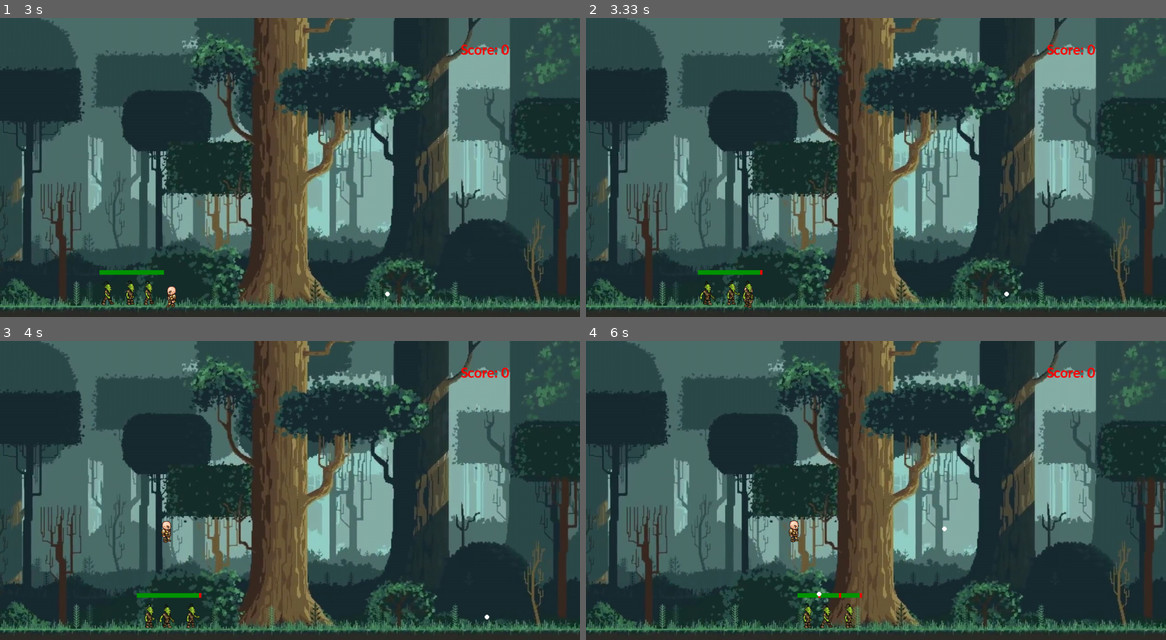
Above: before the commit, frames 1-4 (two rows, left to right).
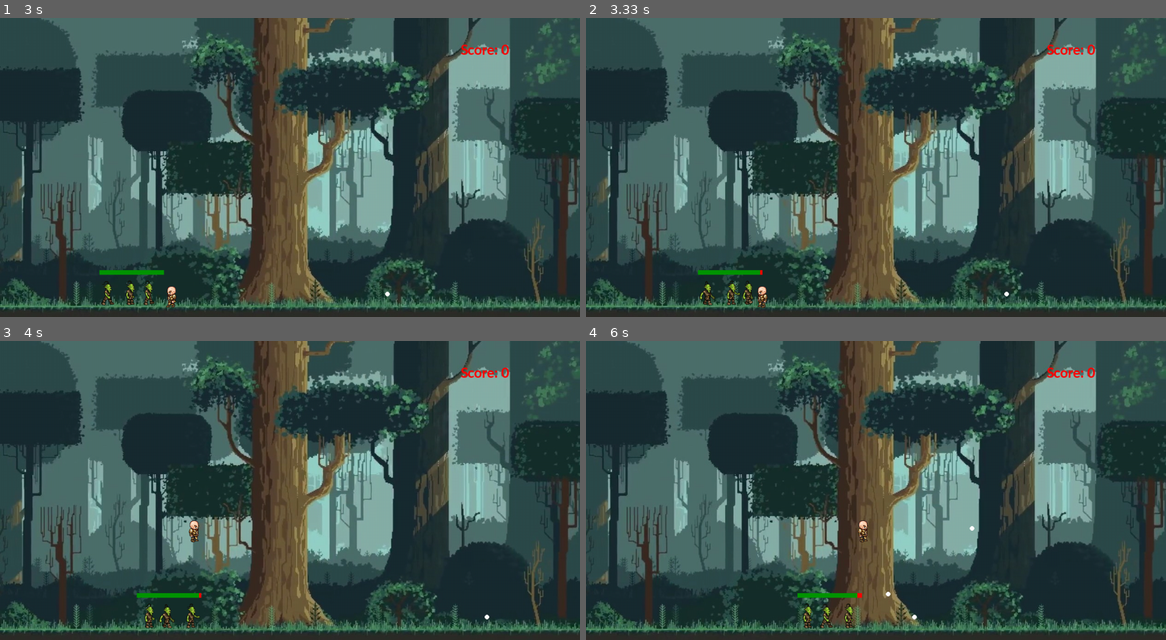
Above: after the commit, the same moments.

Repository: BulSU-BSCpE2B-Group2/PYGAMES_1
Game: pygame game, started from first_game.py
Two runs of this game, one before a commit and one after it. Both use one fixed random seed, a clock stepped at 60 frames per second and the inputs below.
Inputs:
- Up to frame 1 (3 s): hold Space 0.33-0.8 s; hold Right 0.33-0.8 s; hold Right 0.83-1.3 s; hold Up 1.33-1.63 s; hold Right 1.67-2.13 s; hold Left 2.17-2.7 s; hold Left from 2.73 s (still down)
- Up to frame 2 (3.33 s): release Left at 3.13 s; tap Space at 3.17 s
- Up to frame 3 (4 s): hold Up 3.5-3.87 s; tap Space at 3.57, 3.97 s; hold Right from 3.9 s (still down)
- Up to frame 4 (6 s): tap Space at 4.27, 4.63, 4.93, 5.13, 5.43, 5.63, 5.97 s; release Right at 4.53 s; hold Left 4.57-5.03 s; hold Right 5.07-5.53 s; hold Up 5.57-5.87 s; hold Right from 5.9 s (still down)

Frame 1 is identical in both runs. In frame 2, 0.1% of the frame differs, in the area x 27-32%, y 89-97%; in frame 3, 0.2%; in frame 4, 0.3%, in the area x 34-67%, y 60-94%.

Commit message:
CHANGELOG:
Fixed collision

Diff:
--- a/first_game.py
+++ b/first_game.py
@@ -1,6 +1,5 @@
 import pygame
 import random
-
 
 # initialize the game engine
 pygame.init()
@@ -24,9 +23,16 @@
 bg = pygame.image.load('assets/bg.jpg')
 char = pygame.image.load('assets/standing.png')
 
+hitSound = pygame.mixer.Sound('assets/hit.wav')
+bulletSound = pygame.mixer.Sound('assets/bullet.wav')
+
+music = pygame.mixer.music.load('assets/music.mp3')
+pygame.mixer.music.play(-1)
+
 clock = pygame.time.Clock()
 
 score = 0
+
 
 class Player(object):
     def __init__(self, x, y, width, height):
@@ -67,6 +73,23 @@
         self.hitbox = (self.x + 18, self.y + 12, self.width - (18 * 2), self.height - (5 * 2))
         # pygame.draw.rect(win, (255, 0, 0), self.hitbox, 2)
 
+    def hit(self):
+        self.isJump = False
+        self.jumpCount = 10
+        self.walkCount = 0
+        self.y = 569
+        font1 = pygame.font.SysFont('lato', 100)
+        text = font1.render('-5', 5, (255, 0, 0))
+        win.blit(text, (screenWidth / 2 - (text.get_width()/2), screenHeight / 2 - (text.get_height()/2)))
+        pygame.display.update()
+        """delay = 0
+        while delay < 300:
+            pygame.time.delay(1)
+            delay += 1
+            for event in pygame.event.get():
+                if event.type == pygame.QUIT:
+                    delay = 301
+                    pygame.quit()"""
 
 class Projectile(object):
     def __init__(self, x, y, radius, color, facing):
@@ -78,17 +101,23 @@
         self.vel = 8 * facing
 
     def draw(self, win):
-        pygame.draw.circle(win, self.color, (self.x, self.y), 5 )
+        pygame.draw.circle(win, self.color, (self.x, self.y), 5)
 
 
 class Enemy(object):
-    walkRight = [pygame.image.load('assets/R1E.png'), pygame.image.load('assets/R2E.png'), pygame.image.load('assets/R3E.png'),
-                 pygame.image.load('assets/R4E.png'), pygame.image.load('assets/R5E.png'), pygame.image.load('assets/R6E.png'),
-                 pygame.image.load('assets/R7E.png'), pygame.image.load('assets/R8E.png'), pygame.image.load('assets/R9E.png'),
+    walkRight = [pygame.image.load('assets/R1E.png'), pygame.image.load('assets/R2E.png'),
+                 pygame.image.load('assets/R3E.png'),
+                 pygame.image.load('assets/R4E.png'), pygame.image.load('assets/R5E.png'),
+                 pygame.image.load('assets/R6E.png'),
+                 pygame.image.load('assets/R7E.png'), pygame.image.load('assets/R8E.png'),
+                 pygame.image.load('assets/R9E.png'),
                  pygame.image.load('assets/R10E.png'), pygame.image.load('assets/R11E.png')]
-    walkLeft = [pygame.image.load('assets/L1E.png'), pygame.image.load('assets/L2E.png'), pygame.image.load('assets/L3E.png'),
-                pygame.image.load('assets/L4E.png'), pygame.image.load('assets/L5E.png'), pygame.image.load('assets/L6E.png'),
-                pygame.image.load('assets/L7E.png'), pygame.image.load('assets/L8E.png'), pygame.image.load('assets/L9E.png'),
+    walkLeft = [pygame.image.load('assets/L1E.png'), pygame.image.load('assets/L2E.png'),
+                pygame.image.load('assets/L3E.png'),
+                pygame.image.load('assets/L4E.png'), pygame.image.load('assets/L5E.png'),
+                pygame.image.load('assets/L6E.png'),
+                pygame.image.load('assets/L7E.png'), pygame.image.load('assets/L8E.png'),
+                pygame.image.load('assets/L9E.png'),
                 pygame.image.load('assets/L10E.png'), pygame.image.load('assets/L11E.png')]
 
     def __init__(self, x, y, width, height, end):
@@ -137,6 +166,7 @@
     def hit(self, points):
         if self.health > 0:
             self.health -= 1
+            hitSound.play()
             points += 0
             return points
 
@@ -145,10 +175,11 @@
             points += 1
             return int(points)
 
+
 # This is where the display happens. Everything you put here is displayed
 def redrawgamewindow(points):
     win.blit(bg, (0, 0))
-    text = font.render("Score: %d" %points, 1, (255, 0, 0))
+    text = font.render("Score: %d" % points, 1, (255, 0, 0))
     win.blit(text, (1000, 50))
     man.draw(win)
     for i in goblin:
@@ -175,6 +206,17 @@
 run = True
 while run:
     clock.tick(27)
+    for i in goblin:
+        if man.hitbox[1] < i.hitbox[1] + i.hitbox[3] and man.hitbox[1] + man.hitbox[3] > i.hitbox[1]:
+            if man.hitbox[0] + man.hitbox[2] > i.hitbox[0] and man.hitbox[0] < i.hitbox[0] + i.hitbox[2]:
+                if i.visible:
+                    if man.left:
+                        man.x += 10
+                        man.hit()
+                    if man.right:
+                        man.x -= 10
+                        man.hit()
+                    hitSound.play()
 
     gunCooldown += 1
     goblinSpawnCooldown += 1
@@ -186,7 +228,7 @@
     for bullet in bullets:
         for i in goblin:
             if bullet.y - bullet.radius < i.hitbox[1] + i.hitbox[3] and bullet.y + bullet.radius > i.hitbox[1]:
-                if bullet.x - bullet.radius > i.hitbox[0] and bullet.x - bullet.radius < i.hitbox[0] + i.hitbox[2]:
+                if bullet.x + bullet.radius > i.hitbox[0] and bullet.x - bullet.radius < i.hitbox[0] + i.hitbox[2]:
                     if i.visible:
                         score = i.hit(score)
                         try:
@@ -214,6 +256,7 @@
         else:
             facing = 1
         if len(bullets) <= 5:
+            bulletSound.play()
             bullets.append(Projectile(round(man.x + man.width // 2), round(man.y + man.height // 2), 1, (255, 255, 255),
                                       facing))
         gunCooldown = 0
